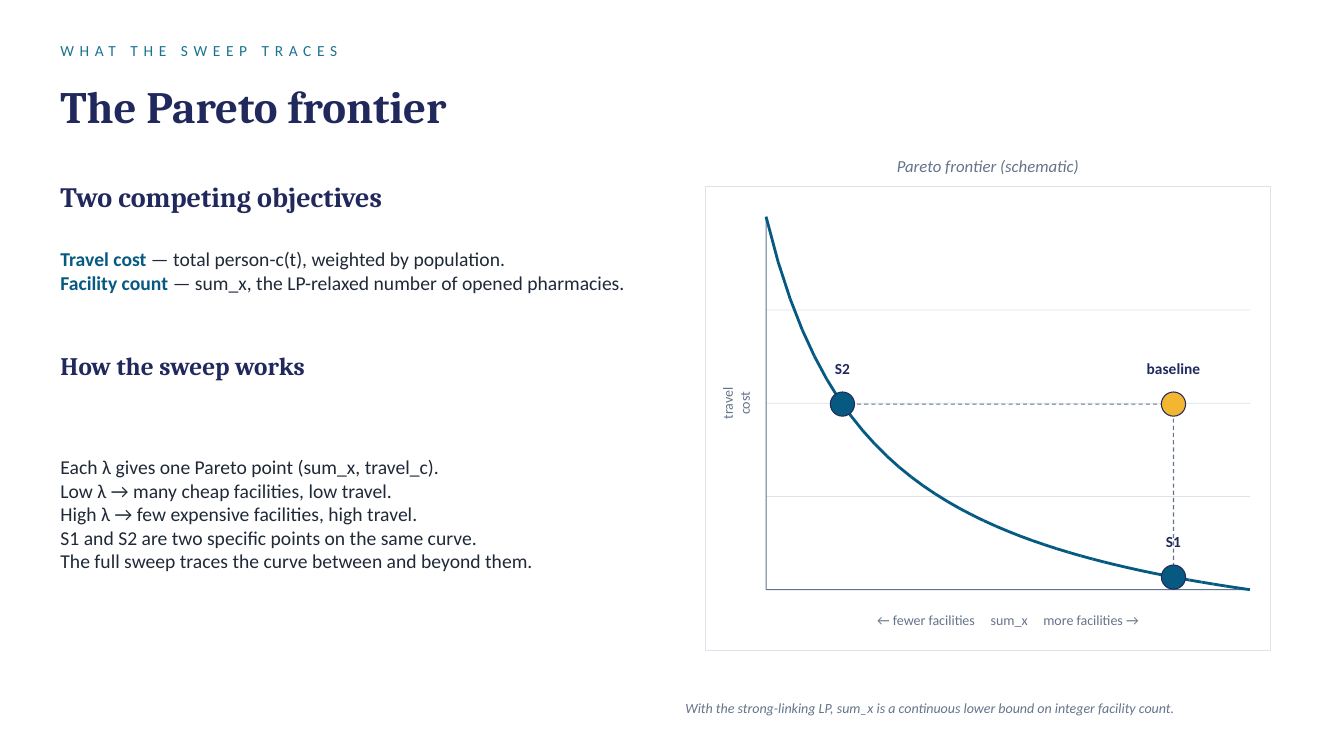
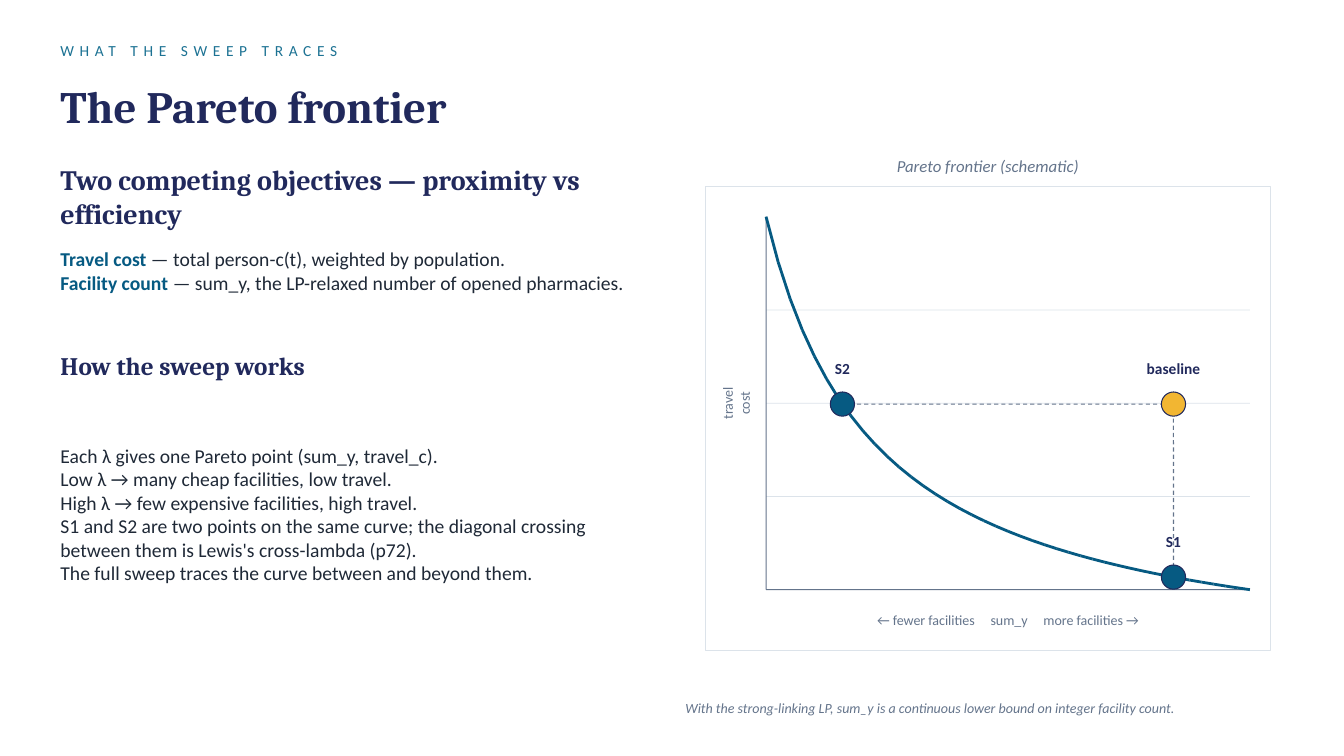
Before and after one commit to ObjectVision/NetworkModel_EU, a slide deck: slide 13 of doc/lambda_sweep5.pptx. Drawn at 1344x756 pixels with LibreOffice and Linux fonts; fonts in the diff are those of the drawing. Boxes give left, top, right and bottom in pixels: in the first picture for what was removed or moved away, otherwise in the second. Text is boxed around its words. In the diff, an @@ line names an element or a change of style, - is before the commit and + after.

```diff
--- a/doc/lambda_sweep5.pptx
+++ b/doc/lambda_sweep5.pptx
@@ text at (60, 170, 580, 230): text changed @@
-Two competing objectives
+Two competing objectives — proximity vs efficiency
@@ text at (60, 276, 623, 293): text changed @@
-Facility count — sum_x, the LP-relaxed number of opened pharmacies.
+Facility count — sum_y, the LP-relaxed number of opened pharmacies.
@@ text at (60, 449, 438, 467): text changed @@
-Each λ gives one Pareto point (sum_x, travel_c).
+Each λ gives one Pareto point (sum_y, travel_c).
@@ text at (60, 519, 586, 560): text changed @@
-S1 and S2 are two specific points on the same curve.
+S1 and S2 are two points on the same curve; the diagonal crossing between them is Lewis's cross-lambda (p72).
@@ text at (893, 615, 1123, 627): text changed @@
-← fewer facilities sum_x more facilities →
+← fewer facilities sum_y more facilities →
@@ text at (685, 703, 1174, 716): text changed @@
-With the strong-linking LP, sum_x is a continuous lower bound on integer facility count.
+With the strong-linking LP, sum_y is a continuous lower bound on integer facility count.
```
Also in this commit, not shown: 12 other slides changed, 2 slides added, 1 slide removed, 5 other files.
